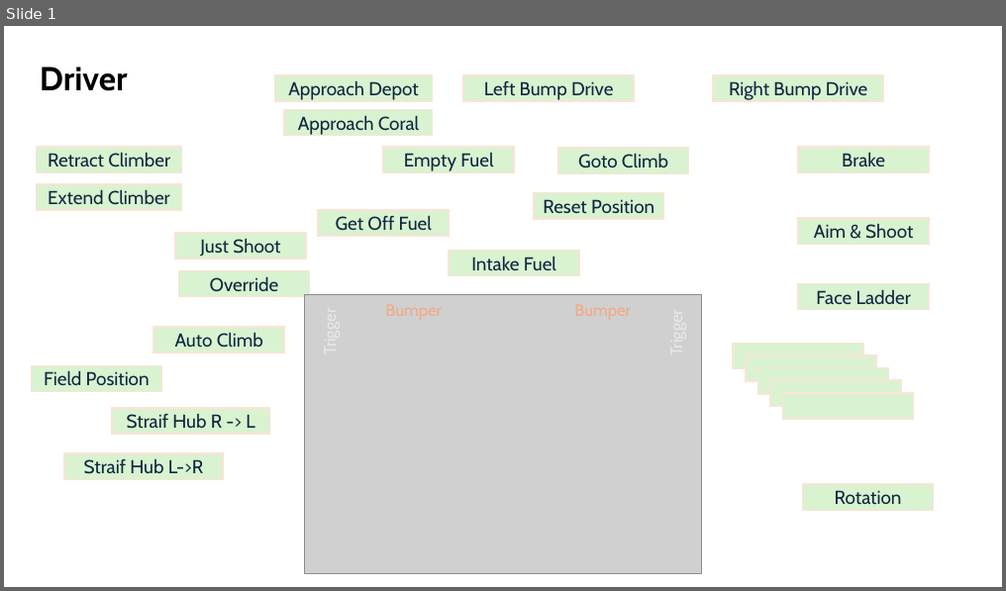
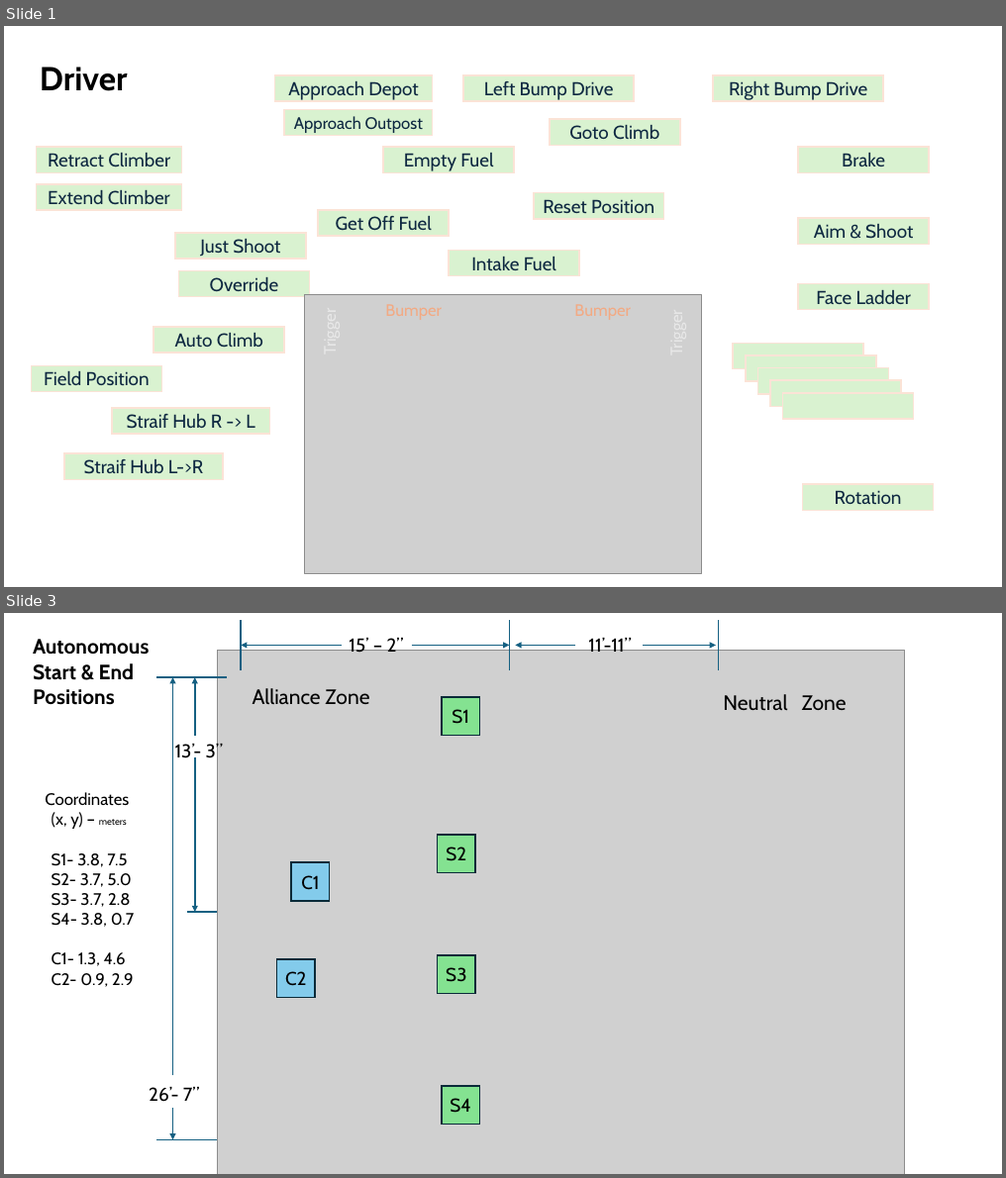
Before and after one commit to cboling/2026-Rebuilt, a slide deck: docs/Controller Mappings & Paths.pptx. Shown one above the other, each under a label of ours: slide 1 before the commit, slides 1 and 3 after it; the slides between them are not shown. The pictures are 1006x591 and 1006x1178 pixels, drawn with LibreOffice and Linux fonts; fonts in the diff are those of the drawing; grey boxes stand for pictures. Boxes give left, top, right and bottom in pixels: in the first picture for what was removed or moved away, otherwise in the second. Text is boxed around its words. In the diff, an @@ line names an element or a change of style, - is before the commit and + after.

```diff
--- a/docs/Controller Mappings & Paths.pptx
+++ b/docs/Controller Mappings & Paths.pptx
@@ slide 3 added at (4,613,1002,1174), background #FFFFFF @@
@@ text added at (33,639,149,705), 20 pt, text #000000, bold @@
+Autonomous Start & End Positions
@@ line added from (241, 670) to (241, 620), #156082 1.5 pt @@
@@ text added at (349,636,404,653), 18 pt, text #000000 @@
+15’ – 2”
@@ line added from (509, 670) to (509, 620), #156082 1.5 pt @@
@@ text added at (588,636,631,652), 18 pt, text #000000 @@
+11’-11”
@@ line added from (718, 670) to (718, 620), #156082 1.5 pt @@
@@ picture added at (218,650,905,1174) @@
@@ arrow added from (342, 646) to (241, 646), #156082 1.5 pt @@
@@ arrow added from (412, 646) to (509, 646), #156082 1.5 pt @@
@@ arrow added from (576, 646) to (515, 646), #156082 1.5 pt @@
@@ arrow added from (643, 646) to (716, 646), #156082 1.5 pt @@
@@ line added from (227, 677) to (156, 677), #156082 1.5 pt @@
@@ arrow added from (173, 1075) to (173, 677), #156082 1.5 pt @@
@@ arrow added from (195, 736) to (195, 677), #156082 1.5 pt @@
@@ text added at (252,688,369,704), 20 pt, text #000000 @@
+Alliance Zone
@@ rectangle added at (442,697,479,735), fill #84E291, outline #092A39 1.5 pt, 18 pt, text #000000 @@
+S1
@@ text added at (723,694,846,711), 20 pt, text #000000 @@
+Neutral Zone
@@ text added at (175,742,223,762), 18 pt, text #000000 @@
+13’- 3”
@@ arrow added from (195, 758) to (195, 912), #156082 1.5 pt @@
@@ text added at (45,792,135,987), 16 pt, text #000000 @@
+Coordinates
+(x, y) – meters
+S1- 3.8, 7.5
+S2- 3.7, 5.0
+S3- 3.7, 2.8
+S4- 3.8, 0.7
+C1- 1.3, 4.6
+C2- 0.9, 2.9
@@ rectangle added at (438,835,475,872), fill #84E291, outline #092A39 1.5 pt, 18 pt, text #000000 @@
+S2
@@ rectangle added at (291,863,330,901), fill #83CBEB, outline #092A39 1.5 pt, 18 pt, text #000000 @@
+C1
@@ line added from (187, 912) to (218, 912), #156082 1.5 pt @@
@@ rectangle added at (276,959,315,998), fill #83CBEB, outline #092A39 1.5 pt, 18 pt, text #000000 @@
+C2
@@ rectangle added at (438,956,475,994), fill #84E291, outline #092A39 1.5 pt, 18 pt, text #000000 @@
+S3
@@ text added at (149,1086,200,1102), 18 pt, text #000000 @@
+26’- 7”
@@ rectangle added at (442,1086,479,1124), fill #84E291, outline #092A39 1.5 pt, 18 pt, text #000000 @@
+S4
@@ arrow added from (173, 1109) to (173, 1140), #156082 1.5 pt @@
@@ line added from (218, 1140) to (156, 1140), #156082 1.5 pt @@
@@ slide 1 changed as well @@
@@ text in rectangle at (294,116,423,133): text changed; size 18 to 16 pt @@
-Approach Coral
+Approach Outpost
@@ rectangle "Goto Climb": place and size @@
-rectangle "Goto Climb" at (558,148,688,174)
+rectangle "Goto Climb" at (549,120,680,146)
```
Also in this commit, not shown: 5 other slides added, 1 slide removed, 26 other files.
